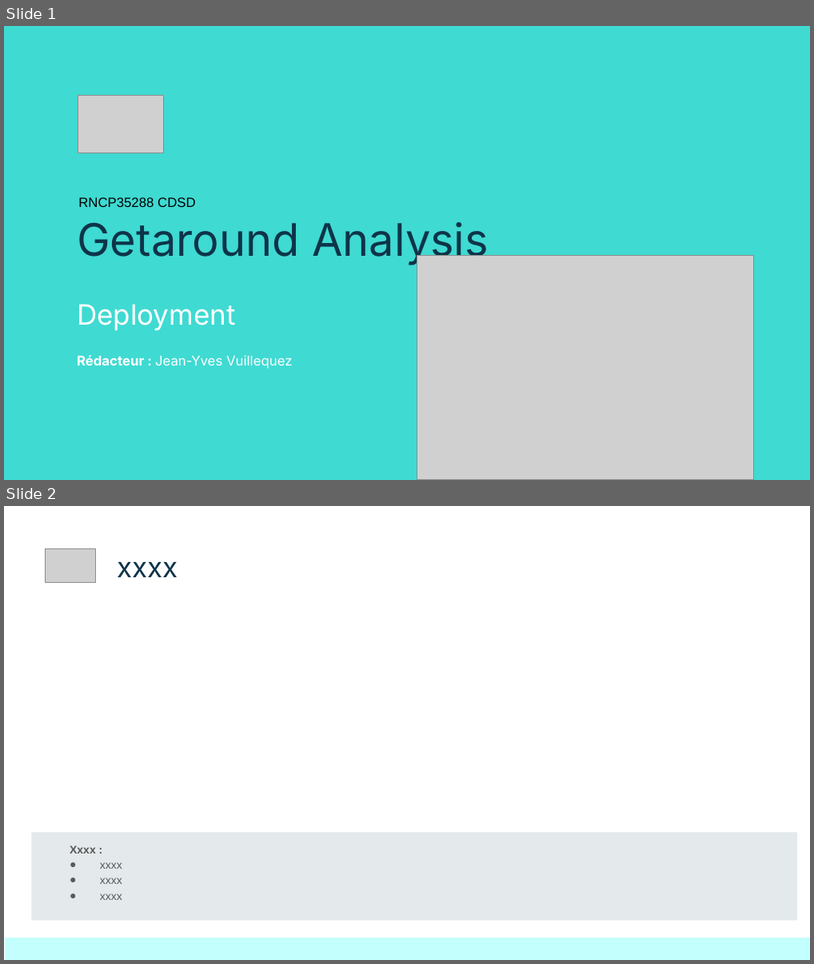
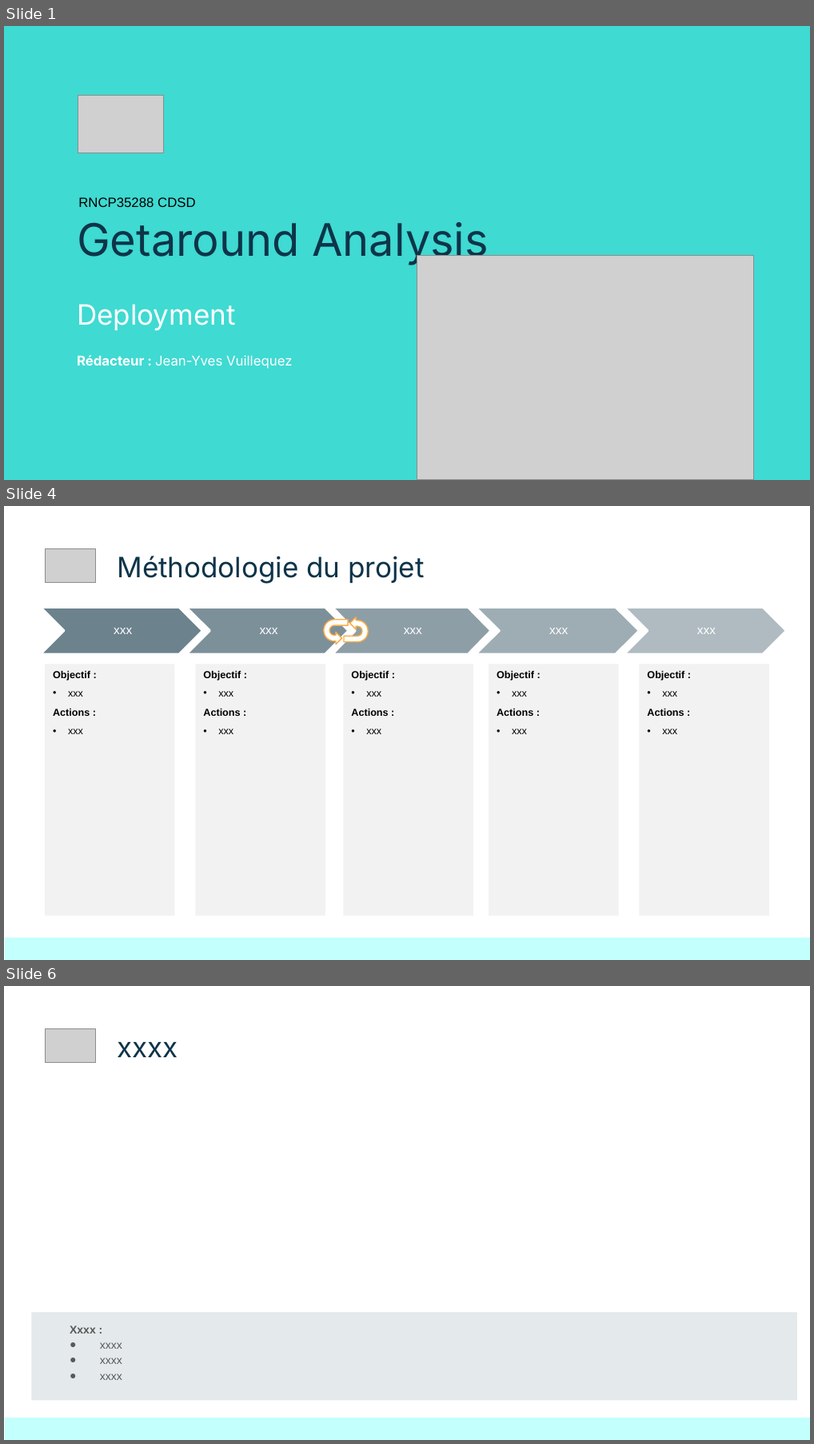
Before and after one commit to jyvuillequez/Bloc_05_Projet_Getaround, a slide deck: présentation/Bloc_05_Projet_Getaround.pptx. Shown one above the other, each under a label of ours: slides 1 and 2 before the commit, slides 1, 4 and 6 after it; the slides between them are not shown. The pictures are 814x964 and 814x1444 pixels, drawn with LibreOffice and Linux fonts; fonts in the diff are those of the drawing; grey boxes stand for pictures. Boxes give left, top, right and bottom in pixels: in the first picture for what was removed or moved away, otherwise in the second. Text is boxed around its words. In the diff, an @@ line names an element or a change of style, - is before the commit and + after.

Commit message:
MAJ présentation

```diff
--- a/présentation/Bloc_05_Projet_Getaround.pptx
+++ b/présentation/Bloc_05_Projet_Getaround.pptx
@@ slide 4 added at (4,506,810,960), background #FFFFFF @@
@@ picture added at (45,548,96,583) @@
@@ title added at (118,556,424,584), 25 pt, text #0E3449 @@
+Méthodologie du projet
@@ freeform shape added at (40,607,202,653), fill #6D838E, outline #FFFFFF 2 pt, 11 pt, text #FFFFFF @@
+xxx
@@ freeform shape added at (186,607,348,653), fill #7D919B, outline #FFFFFF 2 pt, 11 pt, text #FFFFFF @@
+xxx
@@ uturn arrow added at (324,620,348,644), fill #FFFFFF, outline #FFAB40 1 pt @@
@@ freeform shape added at (332,607,491,653), fill #8F9FA8, outline #FFFFFF 2 pt, 11 pt, text #FFFFFF @@
+xxx
@@ uturn arrow added at (344,617,368,642), fill #FFFFFF, outline #FFAB40 1 pt @@
@@ freeform shape added at (476,607,639,653), fill #9FADB5, outline #FFFFFF 2 pt, 11 pt, text #FFFFFF @@
+xxx
@@ freeform shape added at (624,607,786,653), fill #B0BBC1, outline #FFFFFF 2 pt, 11 pt, text #FFFFFF @@
+xxx
@@ rectangle added at (45,664,175,916), fill #F2F2F2, 9 pt, text #000000, bold @@
+Objectif :
+• xxx
+Actions :
+  • xxx
@@ rectangle added at (196,664,326,916), fill #F2F2F2, 9 pt, text #000000, bold @@
+Objectif :
+• xxx
+Actions :
+• xxx
@@ rectangle added at (343,664,474,916), fill #F2F2F2, 9 pt, text #000000, bold @@
+Objectif :
+• xxx
+Actions :
+• xxx
@@ rectangle added at (489,664,618,916), fill #F2F2F2, 9 pt, text #000000, bold @@
+Objectif :
+• xxx
+Actions :
+• xxx
@@ rectangle added at (639,664,770,916), fill #F2F2F2, 9 pt, text #000000, bold @@
+Objectif :
+• xxx
+Actions :
+• xxx
@@ rectangle added at (5,937,810,959), fill #C3FFFC @@
@@ what was slide 2 is now slide 6 @@
```
Also in this commit, not shown: 3 other slides added, 1 other file.
